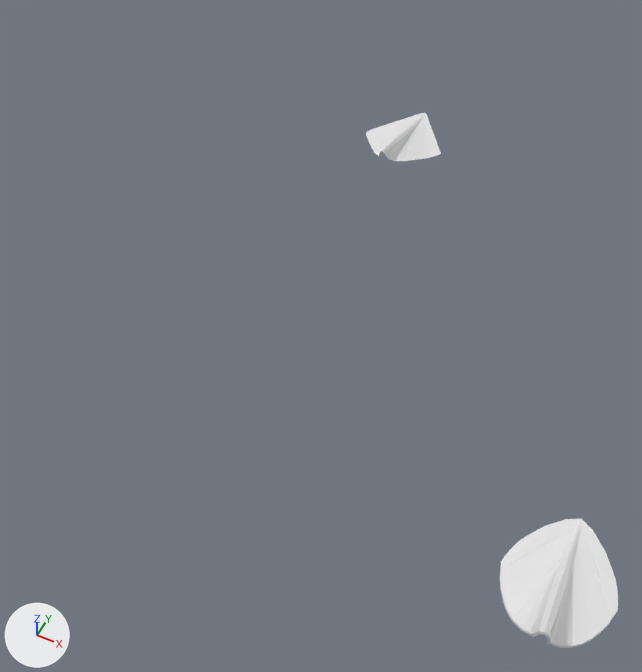
The Blender file Simple/dragon_snake.blend, before and after one commit.
Before and after are seen from a 50 mm camera at (-0.45, -7.13, 12.69) aimed at (-5.95, 3.87, -1.06). Every picture has the same lights, and +X, +Y and +Z are marked at lower left. The same objects are shown in both versions, whatever each file hides.

Objects in the first picture: 'Scale_1', 'Scale_2'.
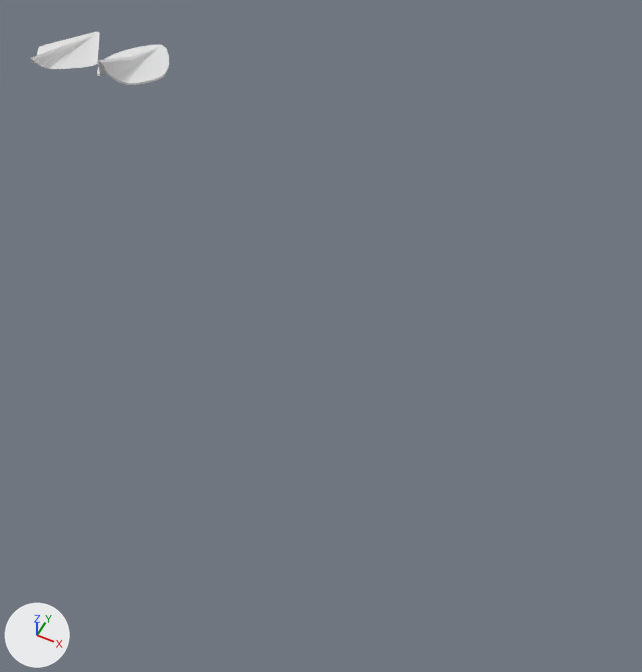
Location of each change, (x1, y1, x2, y2) in pixels of the pictures (642 x 672 px):
'Scale_1', moved
    before: (499, 519, 618, 648)
    after: (97, 45, 169, 85)
'Scale_2', moved
    before: (366, 113, 441, 161)
    after: (30, 32, 100, 69)

Edits to the bpy script that builds the scene:
```text
Change me_plane_002:
    where me_plane_002.from_pydata(...)  # 160 vertices, 182 faces; spans x -0.9..0.9, y -1.24..1.33, z 0.0..0.96
    used by ob_scale_1; location = (0.0, 0.0, 0.0)
    me_plane_002 part 1: the whole mesh is moved by (0.0, 0.06, -0.23)
Change me_plane_008:
    where me_plane_008.from_pydata(...)  # 61 vertices, 52 faces; spans x -0.96..0.96, y -1.32..1.36, z 0.0..0.62
    used by ob_scale_2; location = (-6.53, 9.39, 0.0)
    me_plane_008 part 2: the whole mesh is moved by (0.0, 0.06, -0.13)
Change ob_scale_1:
    ob_scale_1.location: (0.0, 0.0, 0.0) -> (-14.02, 9.08, 0.23)
Change ob_scale_2:
    ob_scale_2.location: (-6.53, 9.39, 0.0) -> (-16.02, 8.91, 0.13)
```
